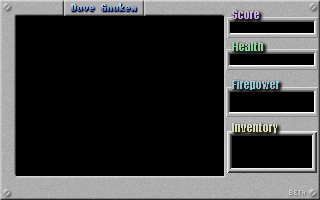
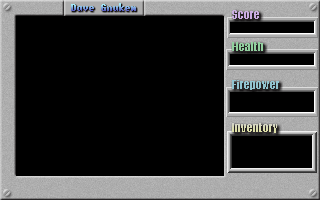
Layered file, before and after one edit (320×200). Changes by layer:
hid "beta" over [left=289, top=190, right=305, bottom=195]
